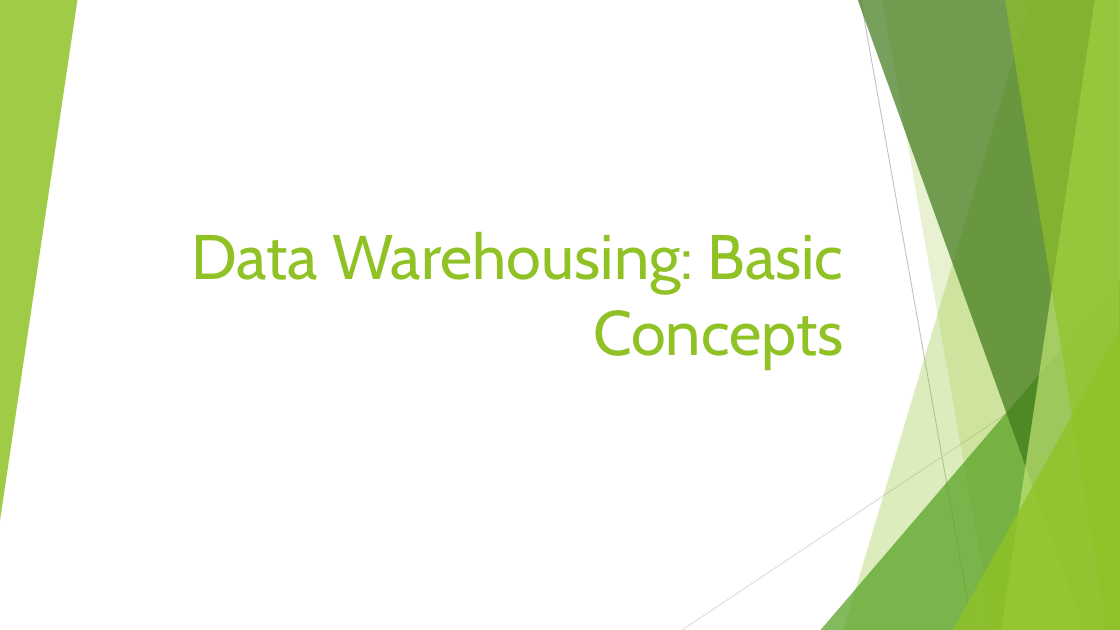
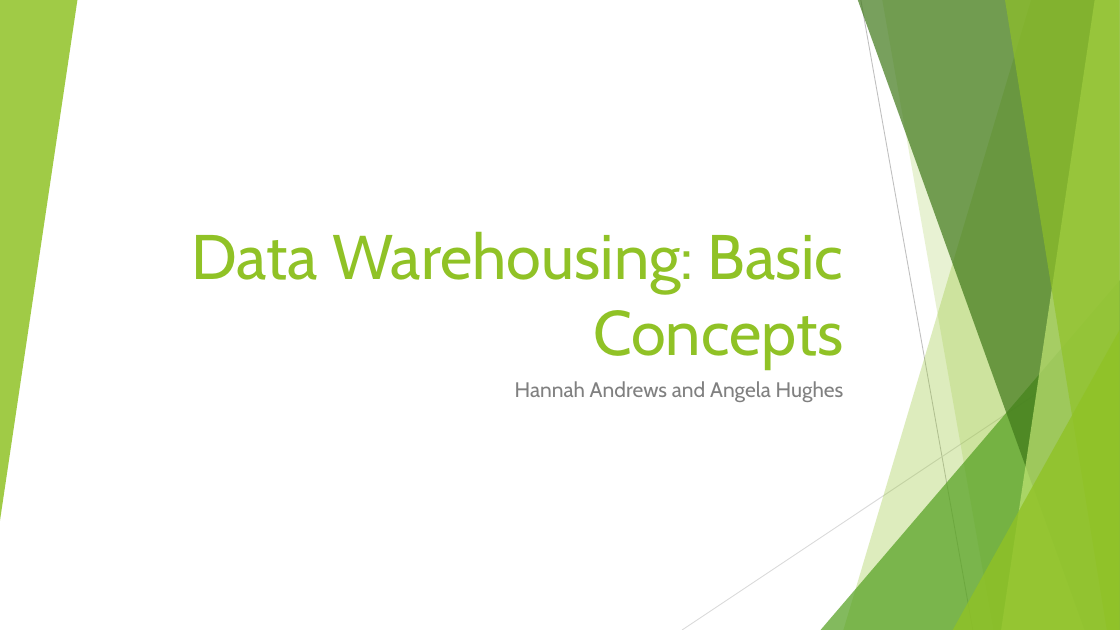
Before and after one commit to Blintzkrieg/INFO523Coursework, a slide deck: slide 1 of Data Warehousing Basic Concepts.pptx. Drawn at 1120x630 pixels with LibreOffice and Linux fonts; fonts in the diff are those of the drawing. Boxes give left, top, right and bottom in pixels: in the first picture for what was removed or moved away, otherwise in the second. Text is boxed around its words. In the diff, an @@ line names an element or a change of style, - is before the commit and + after.

```diff
--- a/Data Warehousing Basic Concepts.pptx
+++ b/Data Warehousing Basic Concepts.pptx
@@ subtitle added at (515,381,844,402), 18 pt, text #808080 @@
+Hannah Andrews and Angela Hughes
```
Also in this commit, not shown: 2 other slides changed.
